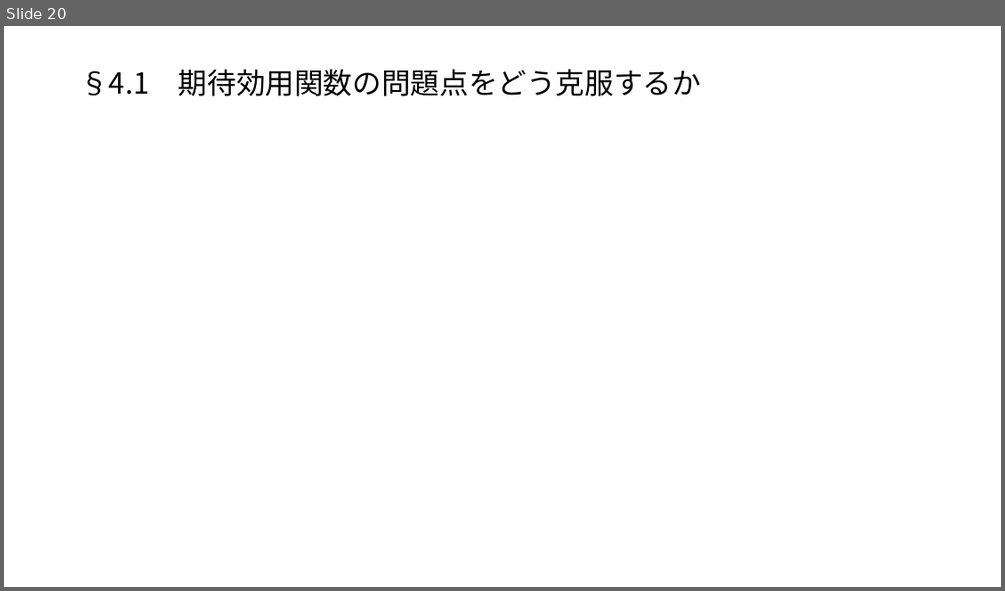
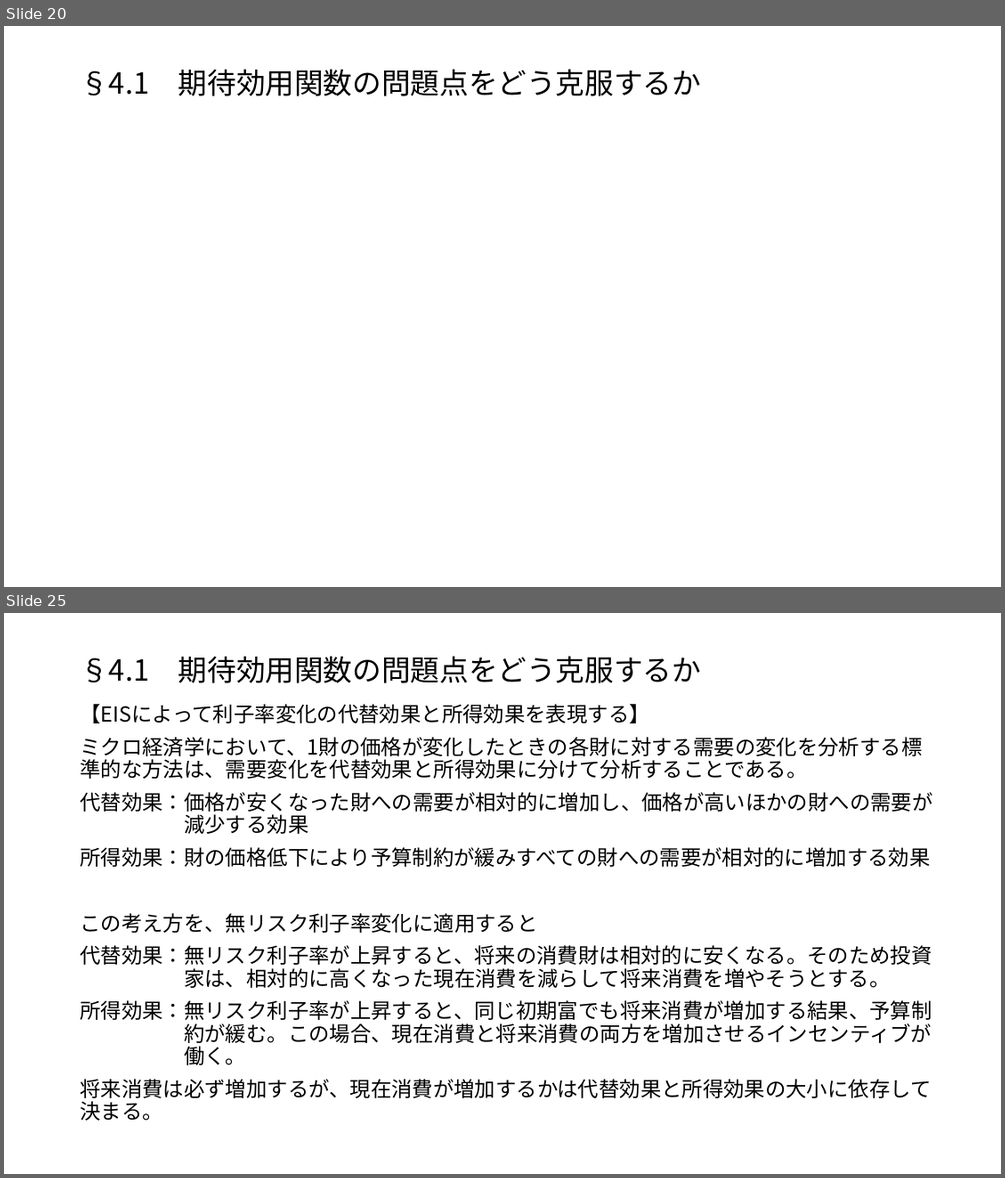
Before and after one commit to macha1811/Long-term-Investment-Theory-and-Practice, a slide deck: 第2章.pptx. Shown one above the other, each under a label of ours: slide 20 before the commit, slides 20 and 25 after it; the slides between them are not shown. The pictures are 1005x591 and 1005x1178 pixels, drawn with LibreOffice and Linux fonts; fonts in the diff are those of the drawing; grey boxes stand for pictures. Boxes give left, top, right and bottom in pixels: in the first picture for what was removed or moved away, otherwise in the second. Text is boxed around its words. In the diff, an @@ line names an element or a change of style, - is before the commit and + after.

Commit message:
4.1節追加

```diff
--- a/第2章.pptx
+++ b/第2章.pptx
@@ slide 25 added at [4,613,1001,1174], background #FFFFFF @@
@@ title added at [80,656,701,683], 28 pt, text #000000 @@
+§4.1 期待効用関数の問題点をどう克服するか
@@ text added at [80,704,932,1120], 20 pt, text #000000 @@
+【EISによって利子率変化の代替効果と所得効果を表現する】
+ミクロ経済学において、1財の価格が変化したときの各財に対する需要の変化を分析する標準的な方法は、需要変化を代替効果と所得効果に分けて分析することである。
+代替効果：価格が安くなった財への需要が相対的に増加し、価格が高いほかの財への需要が
+減少する効果
+所得効果：財の価格低下により予算制約が緩みすべての財への需要が相対的に増加する効果
+この考え方を、無リスク利子率変化に適用すると
+代替効果：無リスク利子率が上昇すると、将来の消費財は相対的に安くなる。そのため投資
+家は、相対的に高くなった現在消費を減らして将来消費を増やそうとする。
+所得効果：無リスク利子率が上昇すると、同じ初期富でも将来消費が増加する結果、予算制
+約が緩む。この場合、現在消費と将来消費の両方を増加させるインセンティブが
+働く。
+将来消費は必ず増加するが、現在消費が増加するかは代替効果と所得効果の大小に依存して決まる。
```
Also in this commit, not shown: 10 other slides added.
